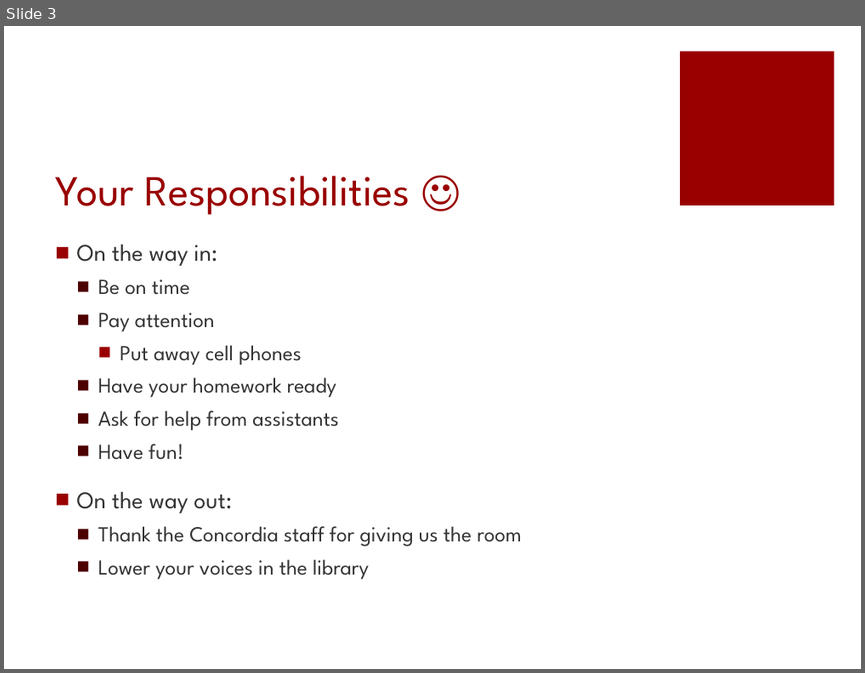
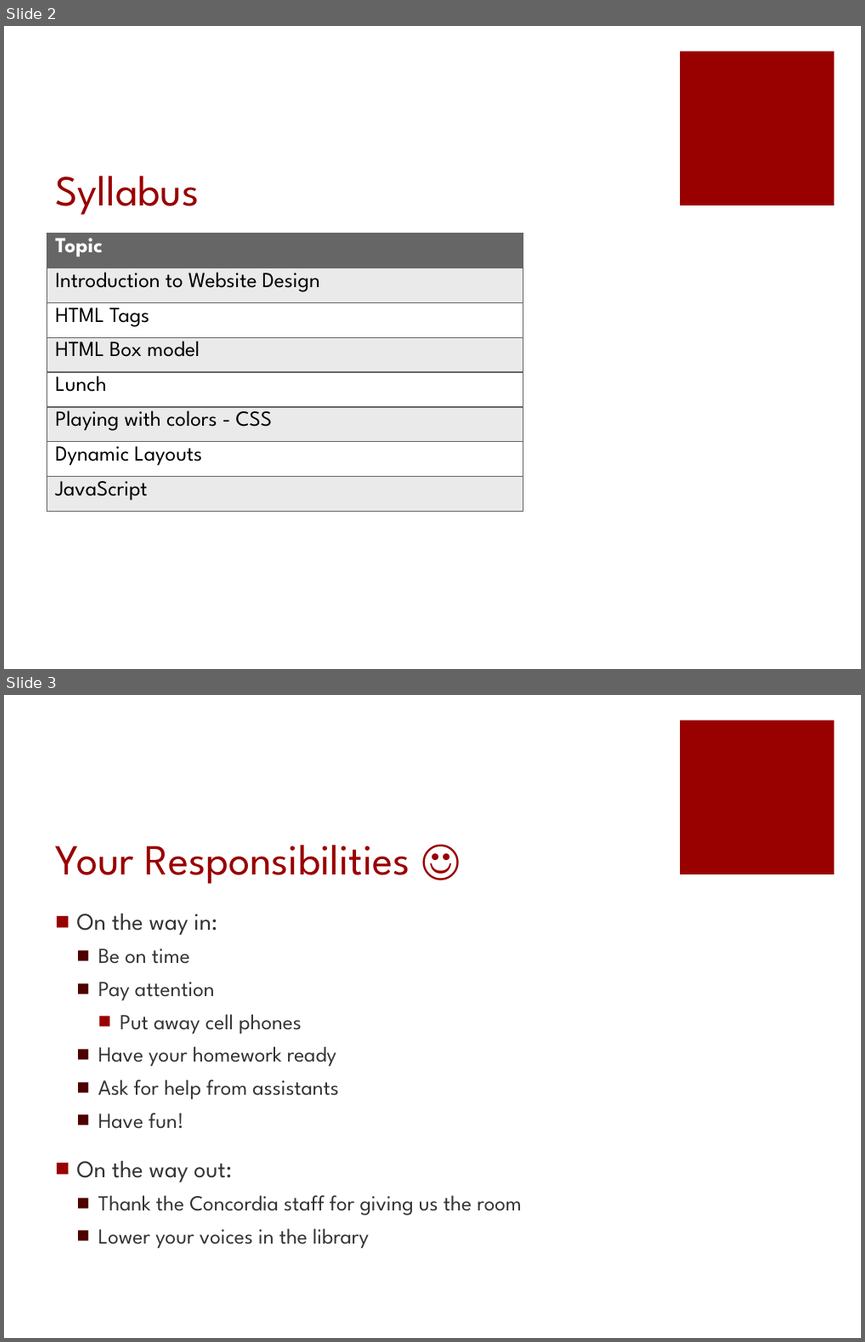
Before and after one commit to kidsonkode/kidsonkode.github.io, a slide deck: _site/docs/Syllabus.pptx. Shown one above the other, each under a label of ours: slide 3 before the commit, slides 2 and 3 after it. The pictures are 865x673 and 865x1342 pixels, drawn with LibreOffice and Linux fonts; fonts in the diff are those of the drawing. Boxes give left, top, right and bottom in pixels: in the first picture for what was removed or moved away, otherwise in the second. Text is boxed around its words. In the diff, an @@ line names an element or a change of style, - is before the commit and + after.

```diff
--- a/_site/docs/Syllabus.pptx
+++ b/_site/docs/Syllabus.pptx
@@ slide 2 added at [4,26,861,669], background #FFFFFF; not listed: 1 template element that a slide beside it also shows @@
@@ title added at [55,176,199,215], 36 pt, text #990000 @@
+Syllabus
@@ table added at [46,233,523,511], 8 rows, 1 columns @@
+Topic
+Introduction to Website Design
+HTML Tags
+HTML Box model
+Lunch
+Playing with colors - CSS
+Dynamic Layouts
+JavaScript
```
Also in this commit, not shown: 1 slide changed, 1 slide removed, 9 other files.
